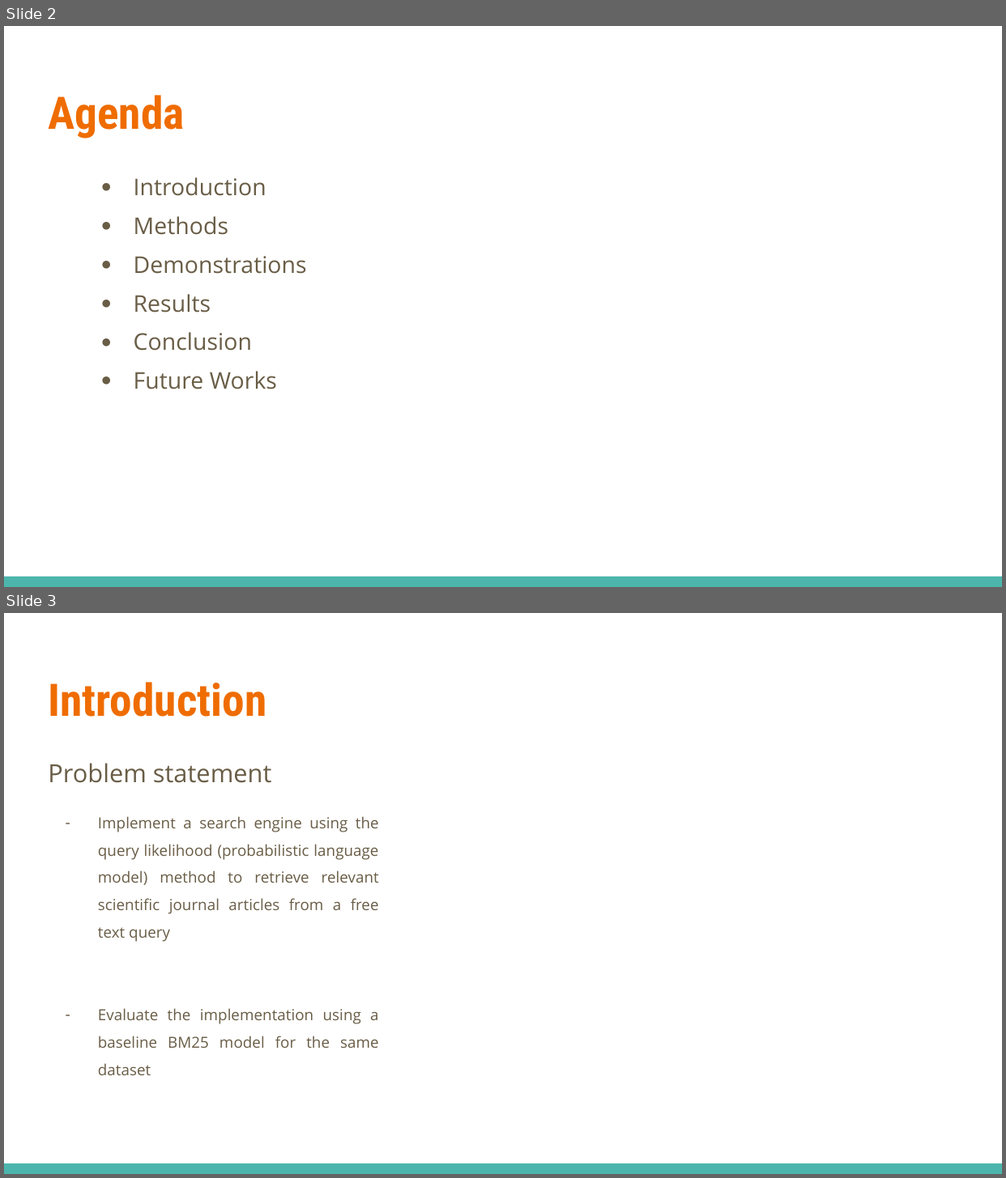
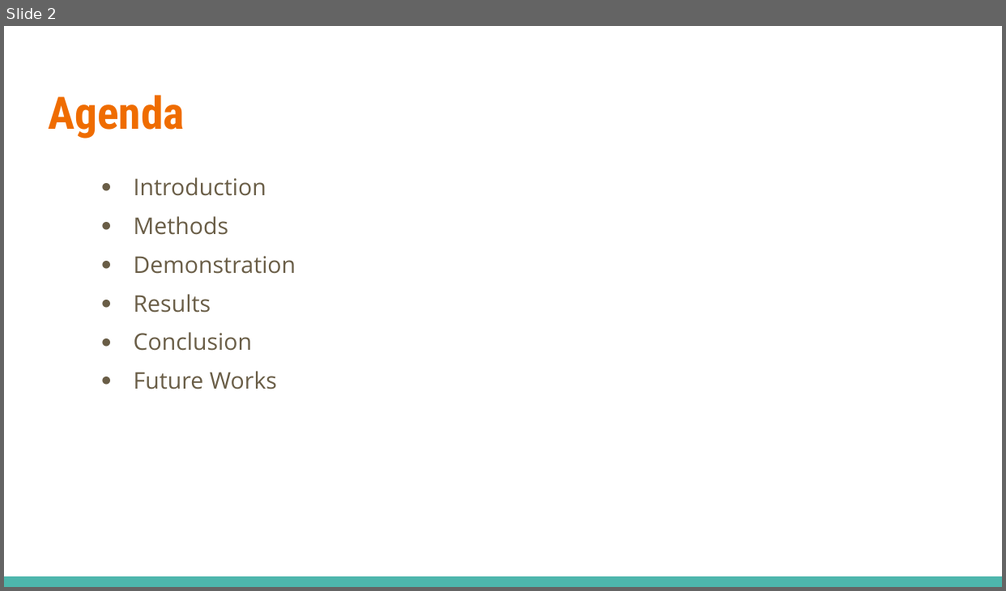
Before and after one commit to elliot-linsey/QMUL, a slide deck: EOY Project/Presentation.pptx. Shown one above the other, each under a label of ours: slides 2 and 3 before the commit, slide 2 after it. The pictures are 1006x1178 and 1006x591 pixels, drawn with LibreOffice and Linux fonts; fonts in the diff are those of the drawing. Boxes give left, top, right and bottom in pixels: in the first picture for what was removed or moved away, otherwise in the second. Text is boxed around its words. In the diff, an @@ line names an element or a change of style, - is before the commit and + after.

```diff
--- a/EOY Project/Presentation.pptx
+++ b/EOY Project/Presentation.pptx
@@ slide 3 removed at (4,613,1002,1174), background #FFFFFF; not listed: 1 template element that a slide beside it also shows @@
@@ title removed at (48,682,266,717) @@
-Introduction
@@ text removed at (48,763,379,1076) @@
-Problem statement
-– Implement a search engine using the query likelihood (probabilistic language model) method to retrieve relevant scientific journal articles from a free text query
-– Evaluate the implementation using a baseline BM25 model for the same dataset
@@ slide 2 changed as well @@
@@ text at (134,256,296,274): text changed @@
-● Demonstrations
+● Demonstration
```
Also in this commit, not shown: 1 other slide changed, 8 slides added.
